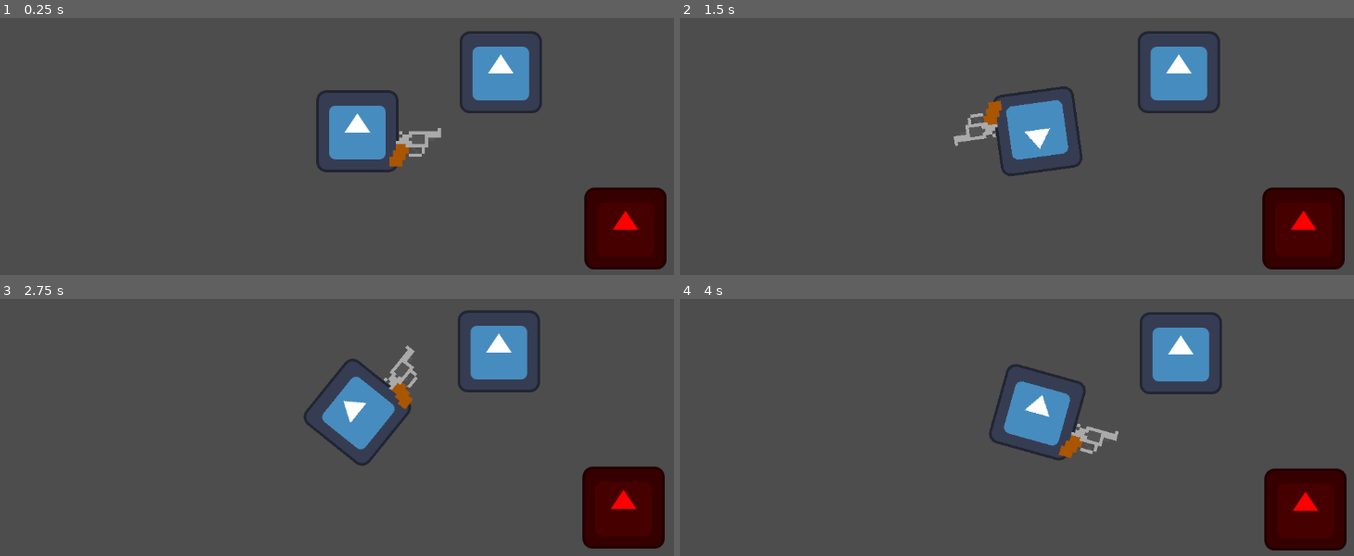
Above: before the commit, frames 1-4 (two rows, left to right).
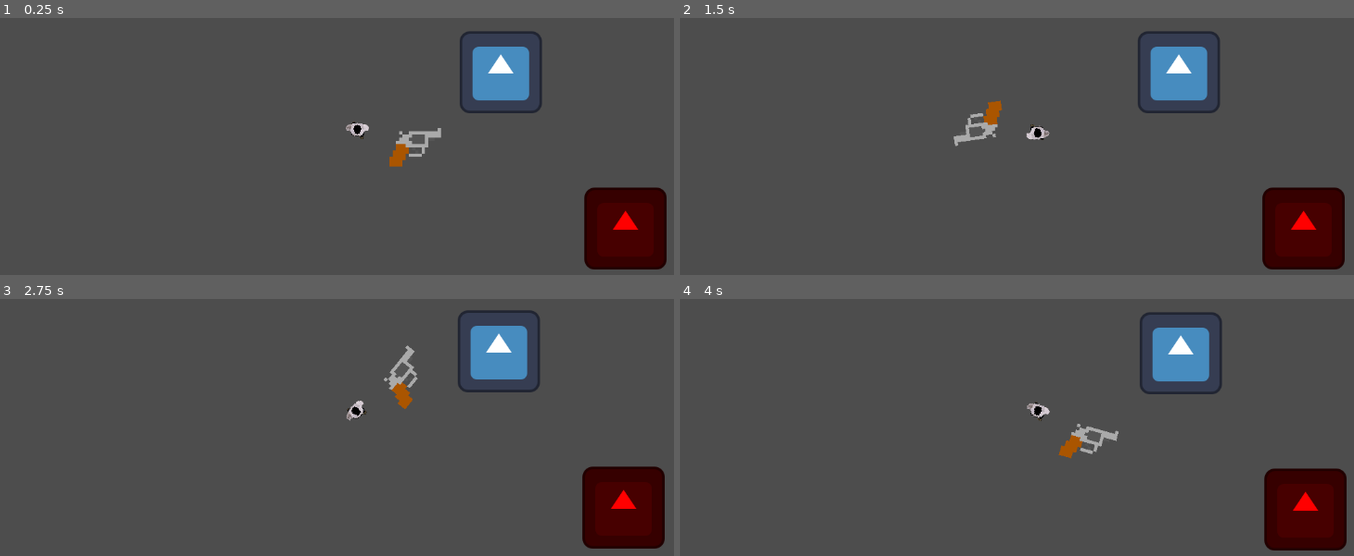
Above: after the commit, the same moments.

Repository: bachdangquocthai229-create/Mechanic_LastStand
Game: Godot game, scene res://game.tscn
Two runs of this game, one before a commit and one after it. Both use one fixed random seed, a clock stepped at 60 frames per second and the inputs below. The project has no main scene, so this scene is started directly. The engine's default icon, where the game draws it, is replaced by a stand-in: a white triangle on a blue panel in a dark square.
Inputs (mouse positions are in pixels of both pictures, inside the frame that each line leads up to):
- Up to frame 1 (0.25 s): no input
- Up to frame 2 (1.5 s): tap Enter at 0.5 s; move the mouse to (1198, 110) at 0.52 s; tap A (A) at 0.6 s; tap D (D) at 0.8, 1.35 s; tap Space at 1.25 s; move the mouse to (888, 151) at 1.27 s
- Up to frame 3 (2.75 s): tap S (S) at 1.55, 2.1 s; tap Enter at 2 s; move the mouse to (431, 322) at 2.02 s; tap W (W) at 2.3 s
- Up to frame 4 (4 s): tap Space at 2.75 s; move the mouse to (1003, 494) at 2.77 s; tap W (W) at 2.85 s; tap A (A) at 3.05, 3.6 s; tap Enter at 3.5 s; move the mouse to (1259, 473) at 3.52 s; tap D (D) at 3.8 s

The runs differ from the first frame. In frame 1, 2.2% of the frame differs, in the area x 46-60%, y 28-61%; in frame 2, 2.2%; in frame 3, 2.2%; in frame 4, 2.2%, in the area x 45-61%, y 25-63%.

Commit message:
Update Godot project with albedo and normal maps

Diff:
--- /dev/null
+++ b/Character/Normal_shader.gdshader
@@ -0,0 +1,7 @@
+shader_type canvas_item;
+
+uniform sampler2D normal_map : hint_normal;
+
+void fragment() {
+    NORMAL = texture(normal_map, UV).rgb * 2.0 - 1.0;
+}
--- a/Character/Player.tscn
+++ b/Character/Player.tscn
@@ -1,16 +1,268 @@
 [gd_scene format=3 uid="uid://ckudr8chj1kgo"]
 
 [ext_resource type="Script" uid="uid://80kl10p8d3vr" path="res://player.gd" id="1_kpjcp"]
-[ext_resource type="Texture2D" uid="uid://4q335xxs2p" path="res://icon.svg" id="1_xhfnw"]
 [ext_resource type="PackedScene" uid="uid://ok4vyy26tqy2" path="res://Item/Bullet.tscn" id="2_dvofn"]
 [ext_resource type="PackedScene" uid="uid://bblfcd7yvle5m" path="res://UI_moblie.tscn" id="3_kne1u"]
 [ext_resource type="PackedScene" uid="uid://vnh2yxskqu0m" path="res://Item/Gun_1.tscn" id="4_ssuvf"]
+[ext_resource type="Shader" uid="uid://c6vwi5ojogu26" path="res://Character/Normal_shader.gdshader" id="5_7llnk"]
+[ext_resource type="Texture2D" uid="uid://bdktmi3ry5bt3" path="res://Image/Walking_albedo.png" id="5_o1y46"]
+[ext_resource type="Texture2D" uid="uid://dxuea2ymjm5gm" path="res://Image/Torso_normal_map.png" id="6_o1y46"]
+[ext_resource type="Texture2D" uid="uid://dakumspwiad7k" path="res://Image/Torso_albedo.png" id="7_qolio"]
+[ext_resource type="Texture2D" uid="uid://d00jt3bfn34k7" path="res://Image/Head_normal_map.png" id="8_y83ax"]
+[ext_resource type="Texture2D" uid="uid://b4v1mvm7jr1es" path="res://Image/Head_albedo.png" id="9_d703b"]
 
 [sub_resource type="RectangleShape2D" id="RectangleShape2D_1vivr"]
 size = Vector2(120, 120)
 
 [sub_resource type="CircleShape2D" id="CircleShape2D_g7b7a"]
 radius = 400.0
+
+[sub_resource type="AtlasTexture" id="AtlasTexture_qolio"]
+atlas = ExtResource("5_o1y46")
+region = Rect2(0, 0, 128, 128)
+
+[sub_resource type="AtlasTexture" id="AtlasTexture_y83ax"]
+atlas = ExtResource("5_o1y46")
+region = Rect2(128, 0, 128, 128)
+
+[sub_resource type="AtlasTexture" id="AtlasTexture_d703b"]
+atlas = ExtResource("5_o1y46")
+region = Rect2(256, 0, 128, 128)
+
+[sub_resource type="AtlasTexture" id="AtlasTexture_28ti7"]
+atlas = ExtResource("5_o1y46")
+region = Rect2(384, 0, 128, 128)
+
+[sub_resource type="AtlasTexture" id="AtlasTexture_fo5vu"]
+atlas = ExtResource("5_o1y46")
+region = Rect2(512, 0, 128, 128)
+
+[sub_resource type="AtlasTexture" id="AtlasTexture_p4yhq"]
+atlas = ExtResource("5_o1y46")
+region = Rect2(640, 0, 128, 128)
+
+[sub_resource type="AtlasTexture" id="AtlasTexture_iir43"]
+atlas = ExtResource("5_o1y46")
+region = Rect2(0, 128, 128, 128)
+
+[sub_resource type="AtlasTexture" id="AtlasTexture_rk8it"]
+atlas = ExtResource("5_o1y46")
+region = Rect2(128, 128, 128, 128)
+
+[sub_resource type="AtlasTexture" id="AtlasTexture_i15ld"]
+atlas = ExtResource("5_o1y46")
+region = Rect2(256, 128, 128, 128)
+
+[sub_resource type="AtlasTexture" id="AtlasTexture_mcy4g"]
+atlas = ExtResource("5_o1y46")
+region = Rect2(384, 128, 128, 128)
+
+[sub_resource type="AtlasTexture" id="AtlasTexture_b72x0"]
+atlas = ExtResource("5_o1y46")
+region = Rect2(512, 128, 128, 128)
+
+[sub_resource type="AtlasTexture" id="AtlasTexture_62dke"]
+atlas = ExtResource("5_o1y46")
+region = Rect2(640, 128, 128, 128)
+
+[sub_resource type="AtlasTexture" id="AtlasTexture_s8bqw"]
+atlas = ExtResource("5_o1y46")
+region = Rect2(0, 256, 128, 128)
+
+[sub_resource type="AtlasTexture" id="AtlasTexture_y6mp6"]
+atlas = ExtResource("5_o1y46")
+region = Rect2(128, 256, 128, 128)
+
+[sub_resource type="AtlasTexture" id="AtlasTexture_s6epx"]
+atlas = ExtResource("5_o1y46")
+region = Rect2(256, 256, 128, 128)
+
+[sub_resource type="AtlasTexture" id="AtlasTexture_ctys4"]
+atlas = ExtResource("5_o1y46")
+region = Rect2(384, 256, 128, 128)
+
+[sub_resource type="AtlasTexture" id="AtlasTexture_bysdj"]
+atlas = ExtResource("5_o1y46")
+region = Rect2(512, 256, 128, 128)
+
+[sub_resource type="AtlasTexture" id="AtlasTexture_qs7we"]
+atlas = ExtResource("5_o1y46")
+region = Rect2(640, 256, 128, 128)
+
+[sub_resource type="AtlasTexture" id="AtlasTexture_mjaks"]
+atlas = ExtResource("5_o1y46")
+region = Rect2(0, 384, 128, 128)
+
+[sub_resource type="AtlasTexture" id="AtlasTexture_im8re"]
+atlas = ExtResource("5_o1y46")
+region = Rect2(128, 384, 128, 128)
+
+[sub_resource type="AtlasTexture" id="AtlasTexture_gbrlq"]
+atlas = ExtResource("5_o1y46")
+region = Rect2(256, 384, 128, 128)
+
+[sub_resource type="AtlasTexture" id="AtlasTexture_lsi8d"]
+atlas = ExtResource("5_o1y46")
+region = Rect2(384, 384, 128, 128)
+
+[sub_resource type="AtlasTexture" id="AtlasTexture_7pk00"]
+atlas = ExtResource("5_o1y46")
+region = Rect2(512, 384, 128, 128)
+
+[sub_resource type="AtlasTexture" id="AtlasTexture_cfhnc"]
+atlas = ExtResource("5_o1y46")
+region = Rect2(640, 384, 128, 128)
+
+[sub_resource type="AtlasTexture" id="AtlasTexture_gk0cx"]
+atlas = ExtResource("5_o1y46")
+region = Rect2(0, 512, 128, 128)
+
+[sub_resource type="AtlasTexture" id="AtlasTexture_riku8"]
+atlas = ExtResource("5_o1y46")
+region = Rect2(128, 512, 128, 128)
+
+[sub_resource type="AtlasTexture" id="AtlasTexture_431lg"]
+atlas = ExtResource("5_o1y46")
+region = Rect2(256, 512, 128, 128)
+
+[sub_resource type="AtlasTexture" id="AtlasTexture_ioor8"]
+atlas = ExtResource("5_o1y46")
+region = Rect2(384, 512, 128, 128)
+
+[sub_resource type="AtlasTexture" id="AtlasTexture_akaga"]
+atlas = ExtResource("5_o1y46")
+region = Rect2(512, 512, 128, 128)
+
+[sub_resource type="AtlasTexture" id="AtlasTexture_eqql3"]
+atlas = ExtResource("5_o1y46")
+region = Rect2(640, 512, 128, 128)
+
+[sub_resource type="AtlasTexture" id="AtlasTexture_dpvoj"]
+atlas = ExtResource("5_o1y46")
+region = Rect2(0, 640, 128, 128)
+
+[sub_resource type="AtlasTexture" id="AtlasTexture_pkusx"]
+atlas = ExtResource("5_o1y46")
+region = Rect2(128, 640, 128, 128)
+
+[sub_resource type="AtlasTexture" id="AtlasTexture_uvyc7"]
+atlas = ExtResource("5_o1y46")
+region = Rect2(256, 640, 128, 128)
+
+[sub_resource type="SpriteFrames" id="SpriteFrames_1vivr"]
+animations = [{
+"frames": [{
+"duration": 1.0,
+"texture": SubResource("AtlasTexture_qolio")
+}, {
+"duration": 1.0,
+"texture": SubResource("AtlasTexture_y83ax")
+}, {
+"duration": 1.0,
+"texture": SubResource("AtlasTexture_d703b")
+}, {
+"duration": 1.0,
+"texture": SubResource("AtlasTexture_28ti7")
+}, {
+"duration": 1.0,
+"texture": SubResource("AtlasTexture_fo5vu")
+}, {
+"duration": 1.0,
+"texture": SubResource("AtlasTexture_p4yhq")
+}, {
+"duration": 1.0,
+"texture": SubResource("AtlasTexture_iir43")
+}, {
+"duration": 1.0,
+"texture": SubResource("AtlasTexture_rk8it")
+}, {
+"duration": 1.0,
+"texture": SubResource("AtlasTexture_i15ld")
+}, {
+"duration": 1.0,
+"texture": SubResource("AtlasTexture_mcy4g")
+}, {
+"duration": 1.0,
+"texture": SubResource("AtlasTexture_b72x0")
+}, {
+"duration": 1.0,
+"texture": SubResource("AtlasTexture_62dke")
+}, {
+"duration": 1.0,
+"texture": SubResource("AtlasTexture_s8bqw")
+}, {
+"duration": 1.0,
+"texture": SubResource("AtlasTexture_y6mp6")
+}, {
+"duration": 1.0,
+"texture": SubResource("AtlasTexture_s6epx")
+}, {
+"duration": 1.0,
+"texture": SubResource("AtlasTexture_ctys4")
+}, {
+"duration": 1.0,
+"texture": SubResource("AtlasTexture_bysdj")
+}, {
+"duration": 1.0,
+"texture": SubResource("AtlasTexture_qs7we")
+}, {
+"duration": 1.0,
+"texture": SubResource("AtlasTexture_mjaks")
+}, {
+"duration": 1.0,
+"texture": SubResource("AtlasTexture_im8re")
+}, {
+"duration": 1.0,
+"texture": SubResource("AtlasTexture_gbrlq")
+}, {
+"duration": 1.0,
+"texture": SubResource("AtlasTexture_lsi8d")
+}, {
+"duration": 1.0,
+"texture": SubResource("AtlasTexture_7pk00")
+}, {
+"duration": 1.0,
+"texture": SubResource("AtlasTexture_cfhnc")
+}, {
+"duration": 1.0,
+"texture": SubResource("AtlasTexture_gk0cx")
+}, {
+"duration": 1.0,
+"texture": SubResource("AtlasTexture_riku8")
+}, {
+"duration": 1.0,
+"texture": SubResource("AtlasTexture_431lg")
+}, {
+"duration": 1.0,
+"texture": SubResource("AtlasTexture_ioor8")
+}, {
+"duration": 1.0,
+"texture": SubResource("AtlasTexture_akaga")
+}, {
+"duration": 1.0,
+"texture": SubResource("AtlasTexture_eqql3")
+}, {
+"duration": 1.0,
+"texture": SubResource("AtlasTexture_dpvoj")
+}, {
+"duration": 1.0,
+"texture": SubResource("AtlasTexture_pkusx")
+}, {
+"duration": 1.0,
+"texture": SubResource("AtlasTexture_uvyc7")
+}],
+"loop": 1,
+"name": &"default",
+"speed": 30.0
+}]
+
+[sub_resource type="ShaderMaterial" id="ShaderMaterial_8vrlf"]
+shader = ExtResource("5_7llnk")
+shader_parameter/normal_map = ExtResource("6_o1y46")
+
+[sub_resource type="ShaderMaterial" id="ShaderMaterial_1vivr"]
+shader = ExtResource("5_7llnk")
+shader_parameter/normal_map = ExtResource("8_y83ax")
 
 [node name="CharacterBody2D" type="CharacterBody2D" unique_id=1185532955]
 collision_mask = 2
@@ -20,9 +272,6 @@
 friction = 2000.0
 bullet_scene = ExtResource("2_dvofn")
 
-[node name="Sprite2D" type="Sprite2D" parent="." unique_id=223840307]
-texture = ExtResource("1_xhfnw")
-
 [node name="CollisionShape2D" type="CollisionShape2D" parent="." unique_id=354213814]
 shape = SubResource("RectangleShape2D_1vivr")
 
@@ -44,3 +293,16 @@
 position = Vector2(50, 20)
 
 [node name="Gun_1" parent="Item_holder" unique_id=923993314 instance=ExtResource("4_ssuvf")]
+
+[node name="AnimatedSprite2D" type="AnimatedSprite2D" parent="." unique_id=1521054541]
+sprite_frames = SubResource("SpriteFrames_1vivr")
+frame = 10
+frame_progress = 0.11301055
+
+[node name="Torso_Sprite" type="Sprite2D" parent="." unique_id=285508137]
+material = SubResource("ShaderMaterial_8vrlf")
+texture = ExtResource("7_qolio")
+
+[node name="Head_Sprite" type="Sprite2D" parent="." unique_id=1370225365]
+material = SubResource("ShaderMaterial_1vivr")
+texture = ExtResource("9_d703b")
Not shown, added: Character/Normal_shader.gdshader.uid
Binary file added: Image/Head_albedo.png
Not shown, added: Image/Head_albedo.png.import
Binary file added: Image/Head_normal_map.png
Not shown, added: Image/Head_normal_map.png.import
Binary file added: Image/Left_walk_albedo.png
Not shown, added: Image/Left_walk_albedo.png.import
Binary file added: Image/Left_walk_noraml.png
Not shown, added: Image/Left_walk_noraml.png.import
Binary file added: Image/Torso_albedo.png
Not shown, added: Image/Torso_albedo.png.import
Binary file added: Image/Torso_normal_map.png
(and 5 more such lines)
